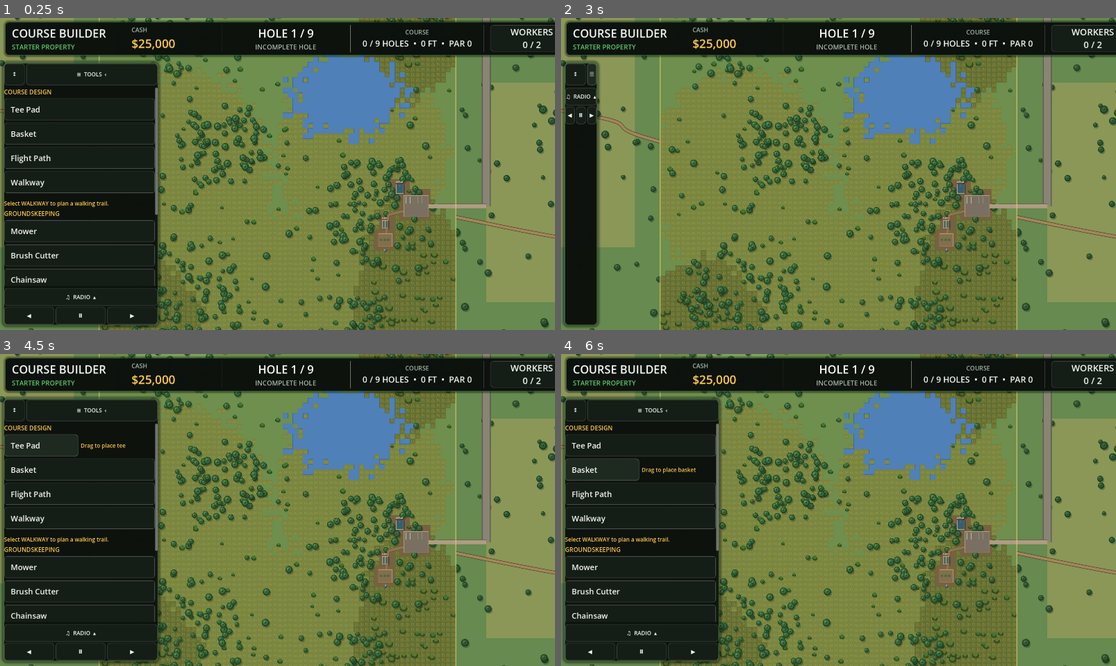
Above: before the commit, frames 1-4 (two rows, left to right).
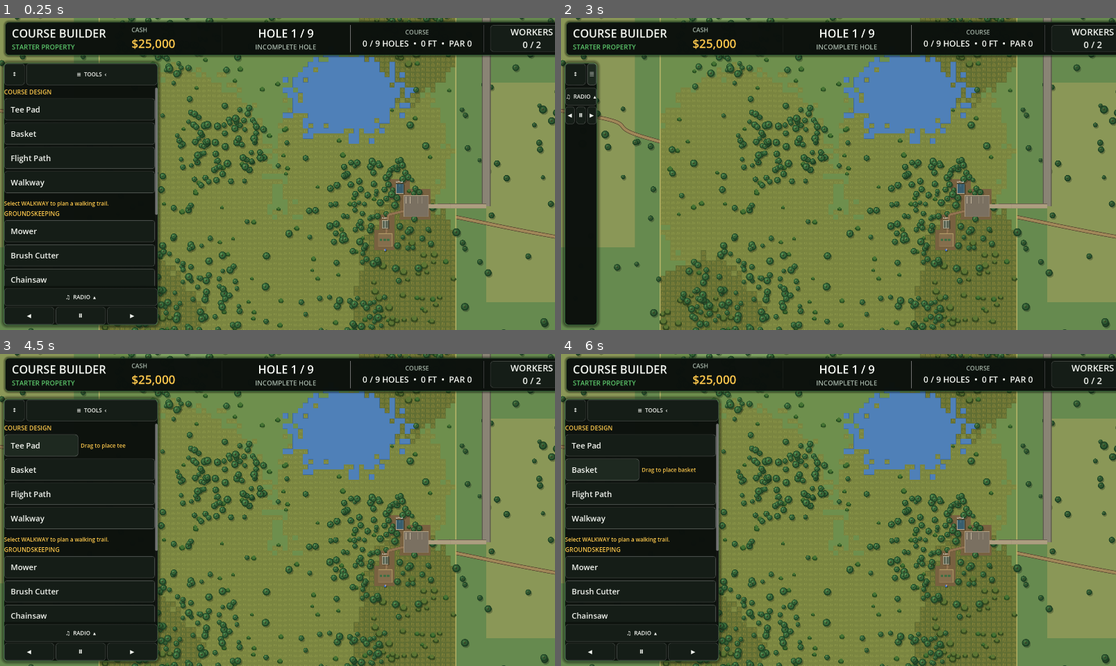
Above: after the commit, the same moments.

Repository: jmessierdg/disc-golf-empire
Game: Godot game, scene res://Main.tscn
Same seed, same stepped clock (60 frames per second), same inputs: the game is played once before the commit and once after it.
Inputs:
- Up to frame 1 (0.25 s): no input
- Up to frame 2 (3 s): click "WORKERS 0 / 2" at 0.5 s; click "×" at 1.25 s; click "↕" at 2 s; click "≡ TOOLS ‹" at 2.75 s
- Up to frame 3 (4.5 s): click "☰" at 3.5 s; click "Tee Pad" at 4.25 s
- Up to frame 4 (6 s): click "Tee Pad" at 5 s; click "Basket" at 5.75 s

The runs differ from the first frame. In frame 1, less than 0.1% of the frame differs, in the area x 81-83%, y 59-85%; in frame 2, less than 0.1%, in the area x 17-83%, y 59-99%; in frame 3, less than 0.1%; in frame 4, less than 0.1%.

Commit message:
Update course_renderer.gd

Diff:
--- a/course_renderer.gd
+++ b/course_renderer.gd
@@ -14,6 +14,7 @@
 # Separate CanvasItems retain their drawing commands until invalidated.
 # 0 = terrain, 1 = course, 2 = moving characters/jobs, 3 = selection UI.
 var render_layer: int = 0
+var foliage_layer
 var course_layer
 var actors_layer
 var overlay_layer
@@ -202,9 +203,18 @@
 
 # Keep the expensive static canvas untouched for ordinary tool interactions.
 func _create_render_layers() -> void:
+	foliage_layer = get_script().new()
+	foliage_layer.name = "FoliageCanvas"
+	foliage_layer.render_layer = 4
+	foliage_layer.z_index = 2
+	foliage_layer.property_manager = property_manager
+	foliage_layer.course_manager = course_manager
+	add_child(foliage_layer)
+
 	course_layer = get_script().new()
 	course_layer.name = "CourseCanvas"
 	course_layer.render_layer = 1
+	course_layer.z_index = 3
 	course_layer.property_manager = property_manager
 	course_layer.course_manager = course_manager
 	add_child(course_layer)
@@ -212,6 +222,7 @@
 	actors_layer = get_script().new()
 	actors_layer.name = "ActorsCanvas"
 	actors_layer.render_layer = 2
+	actors_layer.z_index = 4
 	actors_layer.property_manager = property_manager
 	actors_layer.course_manager = course_manager
 	add_child(actors_layer)
@@ -219,6 +230,7 @@
 	overlay_layer = get_script().new()
 	overlay_layer.name = "ToolOverlayCanvas"
 	overlay_layer.render_layer = 3
+	overlay_layer.z_index = 5
 	overlay_layer.property_manager = property_manager
 	overlay_layer.course_manager = course_manager
 	add_child(overlay_layer)
@@ -240,6 +252,8 @@
 	if render_layer == 0:
 		if course_layer != null:
 			course_layer.queue_redraw()
+		if foliage_layer != null:
+			foliage_layer.queue_redraw()
 		if actors_layer != null:
 			actors_layer.queue_redraw()
 		if overlay_layer != null:
@@ -263,6 +277,8 @@
 	if render_layer == 0:
 		world_refresh_count += 1
 		redraw_requested = true
+		if foliage_layer != null:
+			foliage_layer.redraw_requested = true
 		refresh()
 	else:
 		redraw_requested = true
@@ -383,15 +399,16 @@
 			draw_neighbor_fields()
 			draw_public_road()
 			draw_walking_trail()
-			draw_world_trees()
 			draw_owned_property()
 			draw_property_ground_cover()
 			draw_water()
+			draw_property_boundary()
+		4:
+			draw_world_trees()
 			draw_property_bushes()
 			draw_property_brush()
 			draw_property_trees()
 			draw_starter_facilities()
-			draw_property_boundary()
 		1:
 			draw_all_holes()
 		2:
